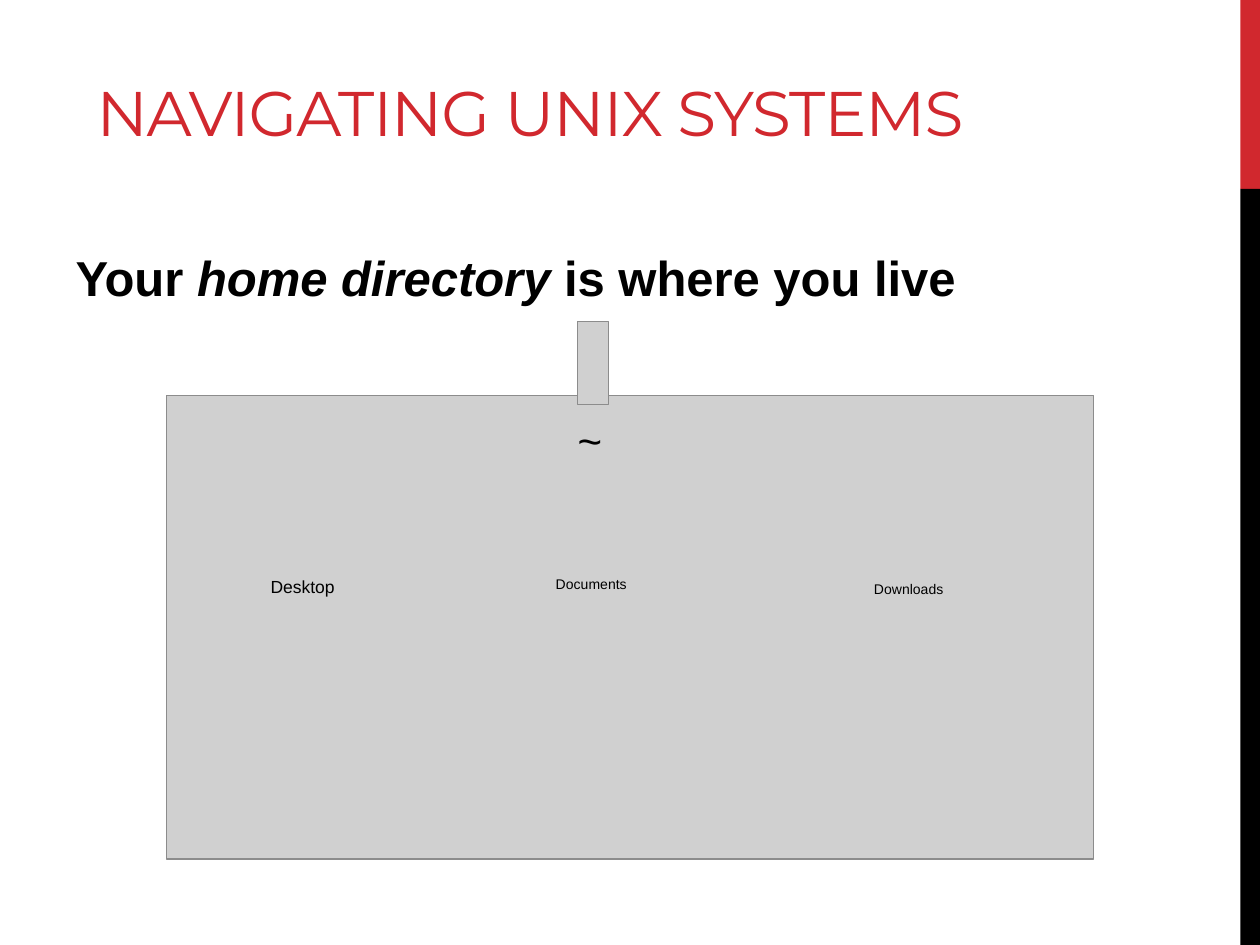
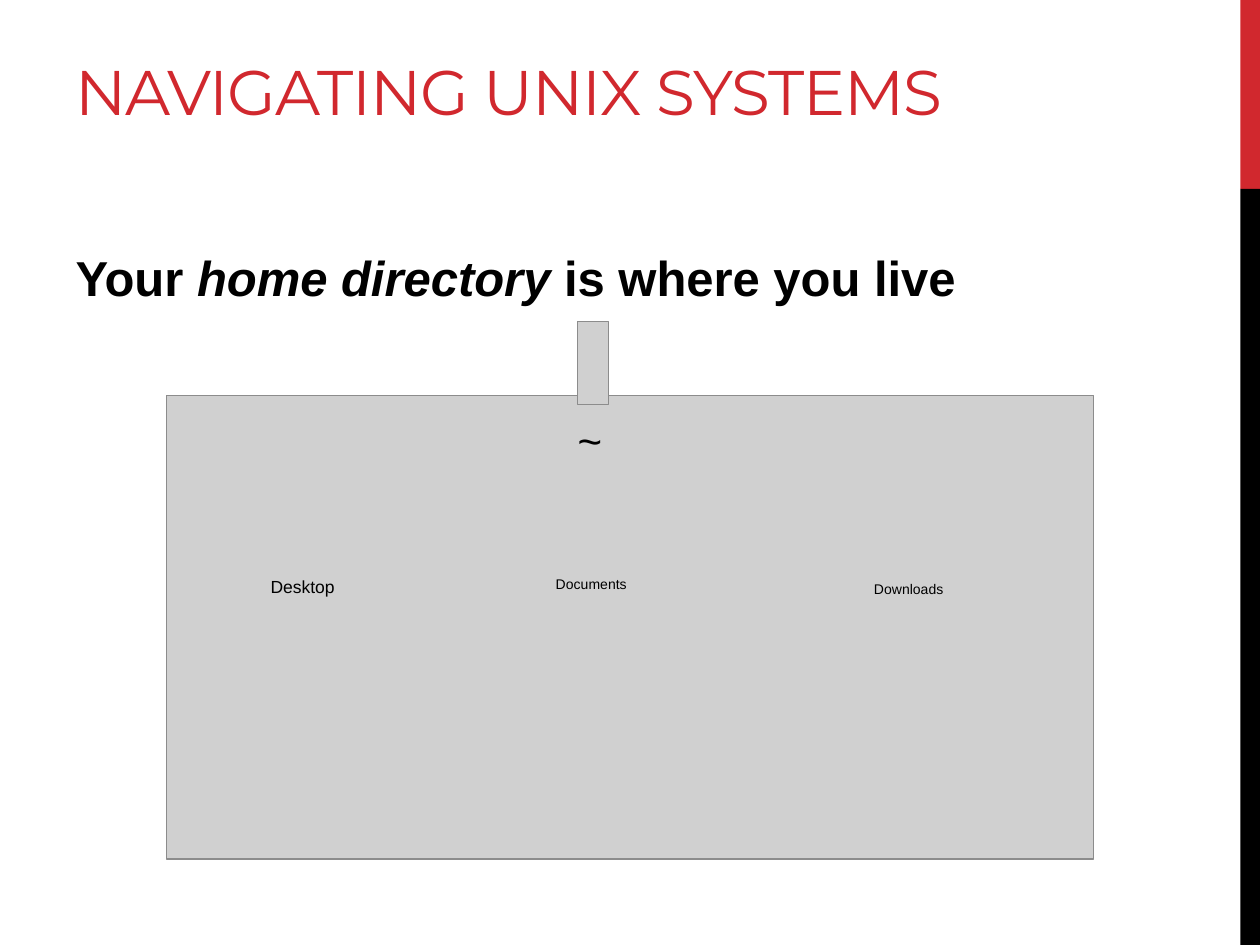
Before and after one commit to BjornFJohansson/ccbb_bigdata2015_python, a slide deck: slide 16 of slides/day1_slides.pptx (slide 14 before the commit). Drawn at 1260x945 pixels with LibreOffice and Linux fonts; fonts in the diff are those of the drawing; grey boxes stand for pictures. Boxes give left, top, right and bottom in pixels: in the first picture for what was removed or moved away, otherwise in the second. Text is boxed around its words. In the diff, an @@ line names an element or a change of style, - is before the commit and + after.

```diff
--- a/slides/day1_slides.pptx
+++ b/slides/day1_slides.pptx
@@ title "NAVIGATING UNIX SYSTEMS": place and size @@
-title "NAVIGATING UNIX SYSTEMS" at bbox=[97, 91, 963, 137]
+title "NAVIGATING UNIX SYSTEMS" at bbox=[76, 70, 942, 116]
```
Also in this commit, not shown: 1 other slide changed, 2 slides added.
